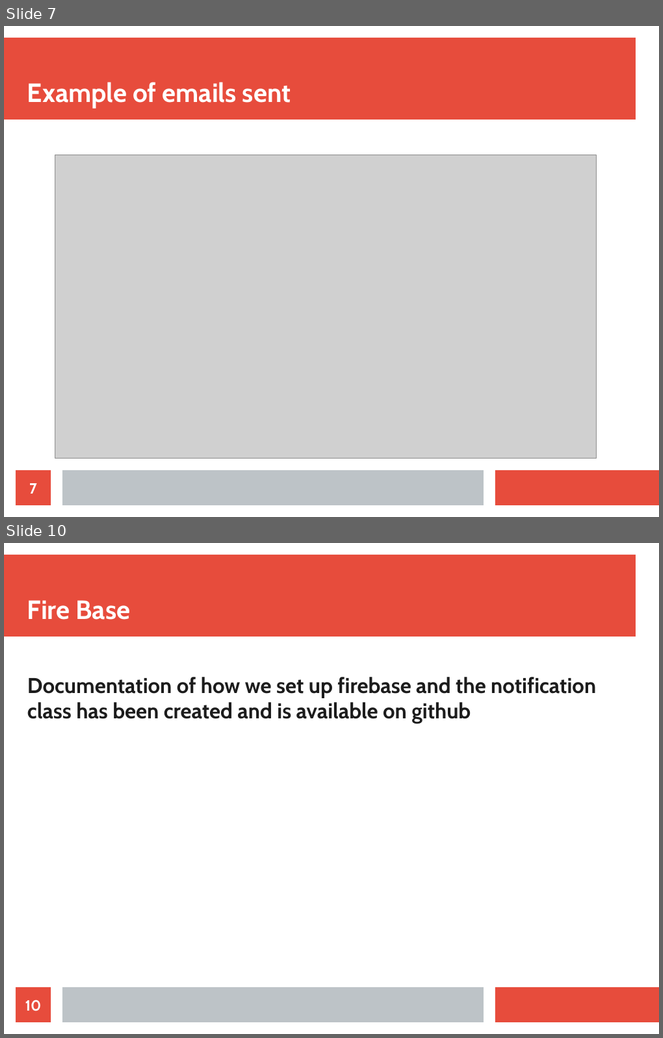
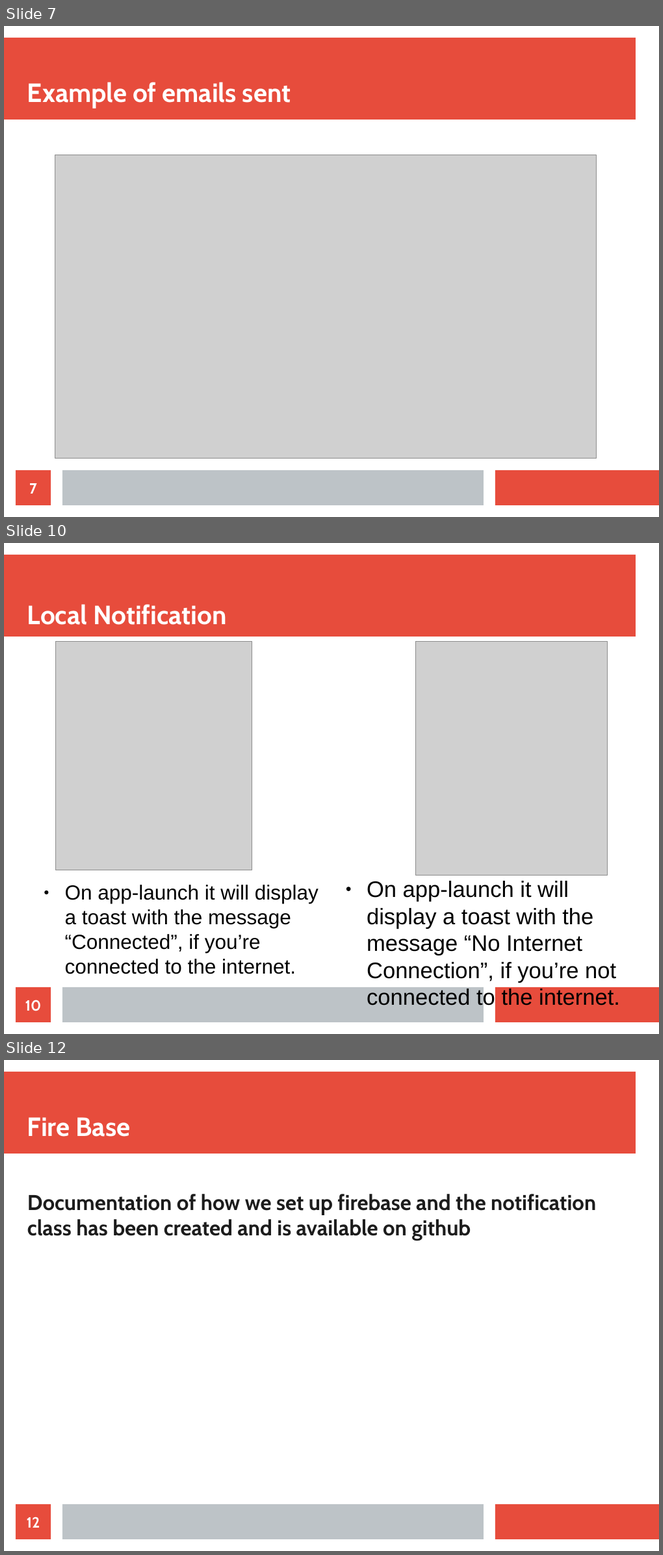
Before and after one commit to TNSelahle/Mouthpiece, a slide deck: Notifications/COS301_Omega_Notifications_Demo2.odp. Shown one above the other, each under a label of ours: slides 7 and 10 before the commit, slides 7, 10 and 12 after it; the slides between them are not shown. The pictures are 663x1038 and 663x1555 pixels, drawn with LibreOffice and Linux fonts; fonts in the diff are those of the drawing; grey boxes stand for pictures. Boxes give left, top, right and bottom in pixels: in the first picture for what was removed or moved away, otherwise in the second. Text is boxed around its words. In the diff, an @@ line names an element or a change of style, - is before the commit and + after.

```diff
--- a/Notifications/COS301_Omega_Notifications_Demo2.odp
+++ b/Notifications/COS301_Omega_Notifications_Demo2.odp
@@ slide 10 added at bbox=[4, 543, 659, 1034], background #FFFFFF; not listed: 3 template elements that a slide beside it also shows @@
@@ title added at bbox=[27, 604, 226, 625], 32 pt, text #FFFFFF, bold @@
+Local Notification
@@ picture added at bbox=[56, 641, 252, 871] @@
@@ picture added at bbox=[416, 641, 608, 875] @@
@@ text added at bbox=[65, 885, 319, 975], 24.8 pt, text #000000 @@
+● On app-launch it will display a toast with the message “Connected”, if you’re connected to the internet.
@@ text added at bbox=[367, 881, 620, 1010], 27.2 pt, text #000000 @@
+● On app-launch it will display a toast with the message “No Internet Connection”, if you’re not connected to the internet.
@@ page number added at bbox=[16, 988, 51, 1023], fill #E74C3C, 18 pt, text #FFFFFF, bold @@
+10
@@ what was slide 10 is now slide 12 @@
@@ page number at bbox=[27, 1517, 40, 1528]: text changed @@
-10
+12
```
Also in this commit, not shown: 5 slides changed, 1 other slide added.
